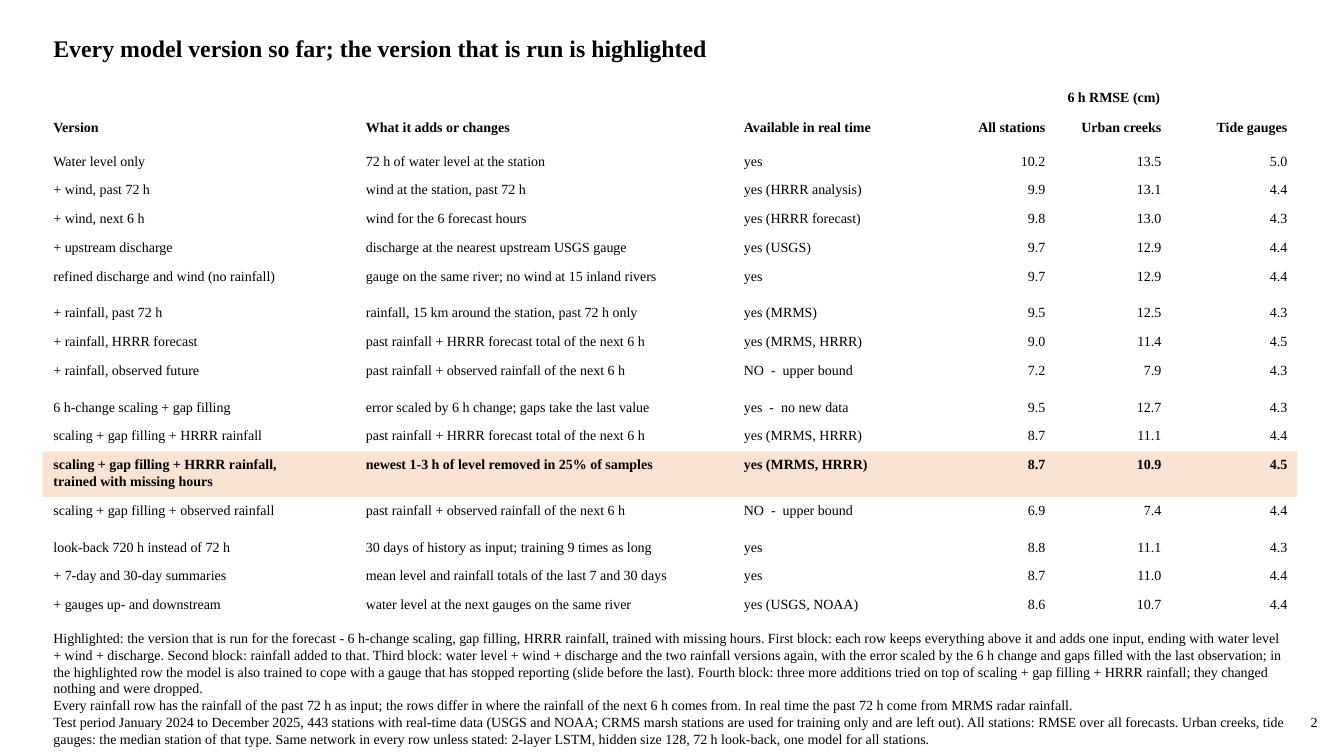
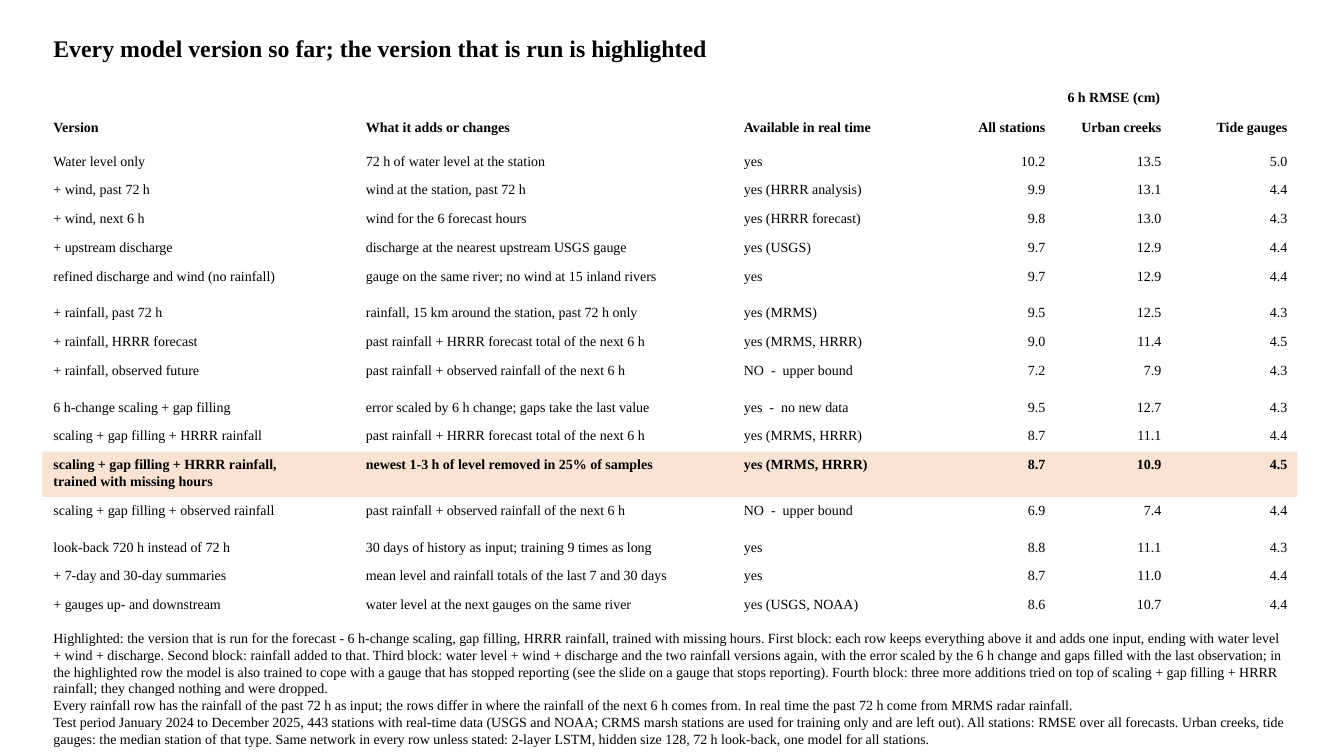
Before and after one commit to LaurenW1997/subdomainLSTM, a slide deck: slide 2 of deliverables/17_versions/version_comparison.pptx. Drawn at 1344x756 pixels with LibreOffice and Linux fonts; fonts in the diff are those of the drawing. Boxes give left, top, right and bottom in pixels: in the first picture for what was removed or moved away, otherwise in the second. Text is boxed around its words. In the diff, an @@ line names an element or a change of style, - is before the commit and + after.

```diff
--- a/deliverables/17_versions/version_comparison.pptx
+++ b/deliverables/17_versions/version_comparison.pptx
@@ text at box(53, 633, 1281, 696): text changed @@
-Highlighted: the version that is run for the forecast - 6 h-change scaling, gap filling, HRRR rainfall, trained with missing hours. First block: each row keeps everything above it and adds one input, ending with water level + wind + discharge. Second block: rainfall added to that. Third block: water level + wind + discharge and the two rainfall versions again, with the error scaled by the 6 h change and gaps filled with the last observation; in the highlighted row the model is also trained to cope with a gauge that has stopped reporting (slide before the last). Fourth block: three more additions tried on top of scaling + gap filling + HRRR rainfall; they changed nothing and were dropped.
+Highlighted: the version that is run for the forecast - 6 h-change scaling, gap filling, HRRR rainfall, trained with missing hours. First block: each row keeps everything above it and adds one input, ending with water level + wind + discharge. Second block: rainfall added to that. Third block: water level + wind + discharge and the two rainfall versions again, with the error scaled by the 6 h change and gaps filled with the last observation; in the highlighted row the model is also trained to cope with a gauge that has stopped reporting (see the slide on a gauge that stops reporting). Fourth block: three more additions tried on top of scaling + gap filling + HRRR rainfall; they changed nothing and were dropped.
@@ text removed at box(1311, 717, 1318, 727) @@
-2
```
Also in this commit, not shown: 32 other slides changed, 1 slide added, 3 other files.
